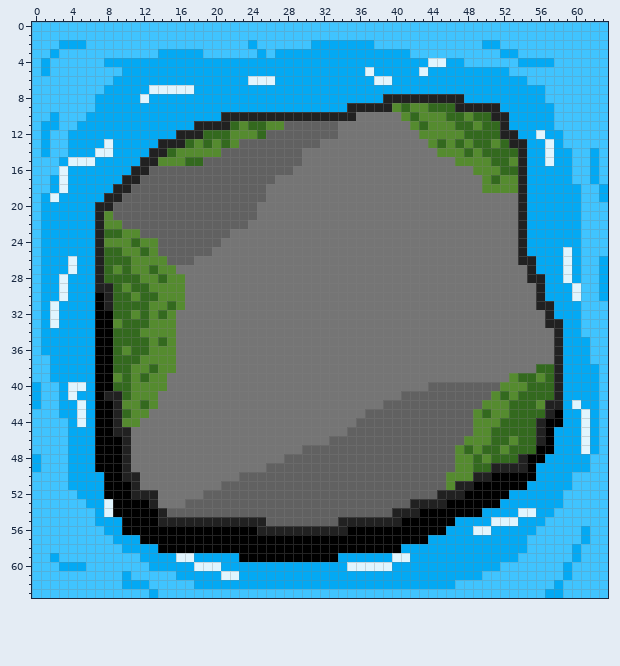
File history of a pixel-art sprite, assets/tiles/walkable_tile1.png. The picture above was drawn from the file before the commit.
The file is 64x64 pixels.
And afterwards:
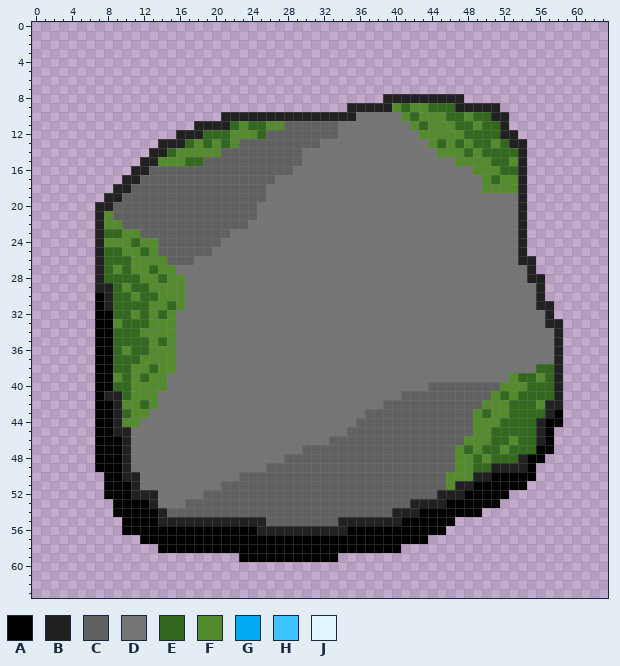
Palette (. is transparent): A #000000  B #212121  C #616161  D #757575  E #33691e  F #558b2f  G #03a9f4  H #40c4ff  J #e1f5fe
The edit:
y 0..1: x 0..63 HHHHHHHHHHHHHHHHHHHHHHHHHHHHHHHHHHHHHHHHHHHHHHHHHHHHHHHHHHHHHHHH -> ................................................................
y 2: x 0..63 HHHGGGHHHHHHHHHHHHHHHHHHGHHHHHHGGGGGGGHHHHHHHHHHHHGGHHHHHHHHHHHH -> ................................................................
y 3: x 0..63 HHGHHHHHHHHHHHGGGGGHHHHHHGHGGGGGGGGGGGGGGGHHHHHHHHHHGGHHHHHHHHHH -> ................................................................
y 4: x 0..63 HGHHHHHHGGGGGGGGGGGGGGGGGGGGGGGGGGGGGGGGGGGGJJGGHHHHHHGGGGHHHHHH -> ................................................................
y 5: x 0..63 HGHHHHHHHHGGGGGGGGGGGGGGGGGGGGGGGGGGGJGGGGGJGGGGGGGGGHHHHHHHHHHH -> ................................................................
y 6: x 0..63 HHHHHHHHHGGGGGGGGGGGGGGGJJJGGGGGGGGGGGJJGGGGGGGGGGGGGGGHHHHHHHHH -> ................................................................
y 7: x 0..63 HHHHHHHHGGGGGJJJJJGGGGGGGGGGGGGGGGGGGGGGGGGGGGGGGGGGGGGGGHHHHHHH -> ................................................................
y 8: x 0..38 HHHHHHHGGGGGJGGGGGGGGGGGGGGGGGGGGGGGGGG -> .......................................; x 48..63 GGGGGGGGGHHHHHHH -> ................
y 9: x 0..34 HHHHHHHGGGGGGGGGGGGGGGGGGGGGGGGGGGG -> ...................................; x 52..63 GGGGGGHHHHHH -> ............
y 10: x 0..20 HHGHHHGGGGGGGGGGGGGGG -> .....................; x 53..63 GGGGGHHHHHH -> ...........
y 11: x 0..17 HGGHHGGGGGGGGGGGGG -> ..................; x 53..63 GGGGGHHHHHH -> ...........
y 12: x 0..15 HGHHGGGGGGGGGGGG -> ................; x 54..63 GGJGGHHHHH -> ..........
y 13: x 0..13 HGHHGGGGJGGGGG -> ..............; x 55..63 GGJGHHHHH -> .........
y 14: x 0..12 HGHHGGGJJGGGG -> .............; x 55..63 GGJGGHHGH -> .........
y 15: x 0..11 HHHGJJJGGGGG -> ............; x 55..63 GGJGGHHGH -> .........
y 16: x 0..10 HHHJGGGGGGG -> ...........; x 55..63 GGGGGHHGH -> .........
y 17: x 0..9 HHGJGGGGGG -> ..........; x 55..63 GGGGGHHGH -> .........
y 18: x 0..8 HHGJGGGGG -> .........; x 55..63 GGGGGGHHG -> .........
y 19: x 0..7 HGJGGGGG -> ........; x 55..63 GGGGGGHHG -> .........
y 20..24: x 0..6 HGGGGGG -> .......; x 55..63 GGGGGGHHH -> .........
y 25: x 0..6 HGGGGGG -> .......; x 55..63 GGGGJGHHH -> .........
y 26..27: x 0..6 HGGGJGG -> .......; x 56..63 GGGJGHHG -> ........
y 28: x 0..6 HGGJGGG -> .......; x 57..63 GGJGHHG -> .......
y 29..30: x 0..6 HGGJGGG -> .......; x 57..63 GGGJHHG -> .......
y 31..32: x 0..6 HGJGGGG -> .......; x 58..63 GGGHHH -> ......
y 33: x 0..6 HGJGGGG -> .......; x 59..63 GGHHH -> .....
y 34: x 0..6 HGGGGGG -> .......; x 59..63 GGHHH -> .....
y 35..36: x 0..6 HGGGGGG -> .......; x 59..63 GGGHH -> .....
y 37: x 0..6 HHGGGGG -> .......; x 59..63 GGGHH -> .....
y 38..39: x 0..6 HHGGGGG -> .......; x 59..63 GGGGH -> .....
y 40: x 0..6 GHHGJJG -> .......; x 59..63 GGGGH -> .....
y 41: x 0..6 GHHGJGG -> .......; x 59..63 GGGGH -> .....
y 42: x 0..6 GHHGGJG -> .......; x 59..63 GJGGH -> .....
y 43: x 0..6 HHHGGJG -> .......; x 59..63 GGJGH -> .....
y 44: x 0..6 HHHHGJG -> .......; x 59..63 GGJGH -> .....
y 45..47: x 0..6 HHHHGGG -> .......; x 58..63 GGGJGH -> ......
y 48: x 0..6 GHHHGGG -> .......; x 57..63 GGGGGHH -> .......
y 49: x 0..6 GHHHGGG -> .......; x 56..63 GGGGGGHH -> ........
y 50: x 0..7 HHHHGGGG -> ........; x 56..63 GGGGHHHH -> ........
y 51: x 0..7 HHHHGGGG -> ........; x 55..63 GGGGGHHHH -> .........
y 52: x 0..7 HHHHHGGG -> ........; x 53..63 GGGGGGHHHHH -> ...........
y 53: x 0..8 HHHHHHGGJ -> .........; x 52..63 GGGGGGGHHHHH -> ............
y 54: x 0..8 HHHHHHHGJ -> .........; x 50..63 GGGGJJGGHHHHHH -> ..............
y 55: x 0..9 HHHHHHHGGG -> ..........; x 47..63 GGGGJJJGGGHHHHHHH -> .................
y 56: x 0..9 HHHHHHHHGG -> ..........; x 46..63 GGGJJGGGGGHHHHHGHH -> ..................
y 57: x 0..11 HHHHHHHHHGGG -> ............; x 44..63 GGGGGGGGGGGHHHHHHGHH -> ....................
y 58: x 0..13 HHHHHHHHHHGGGG -> ..............; x 41..63 GGGGGGGGGGGGGGHHHHHGHHH -> .......................
y 59: x 0..22 HHGHHHHHHHHHGGGGJJGGGGG -> .......................; x 34..63 GGGGGGJJGGGGGGGGGGGGHHHHHHGHHH -> ..............................
y 60: x 0..63 HHHGGGHHHHHHHGGGGGJJJGGGGGGGGGGGGGGJJJJJGGGGGGGGGGGGHHHHHHHGHHHH -> ................................................................
y 61: x 0..63 HHHHHHHHHHGHHHHHGGGGGJJGGGGGGGGGGGGGGGGGGGGGGGGGGGHHHHHHHHHGHHHH -> ................................................................
y 62: x 0..63 HHHHHHHHHHGGGHHHHHGGGGGGGGGGGGGGGGGGGGGGGGGGGGGHHHHHHHHHHHGHHHHH -> ................................................................
y 63: x 0..63 HHHHHHHHHHHHHGHHHHHHHHHHHHHHHHHHHHHHHHHHHHHHHHHHHHHHHHHHHGGHHHHH -> ................................................................
